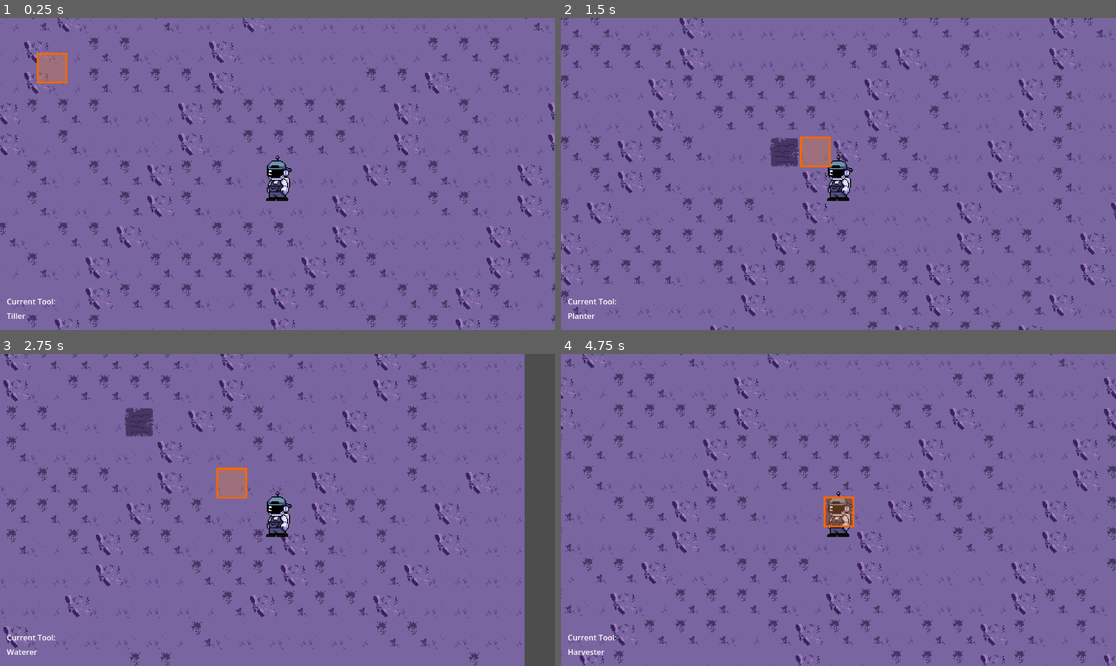
Above: before the commit, frames 1-4 (two rows, left to right).
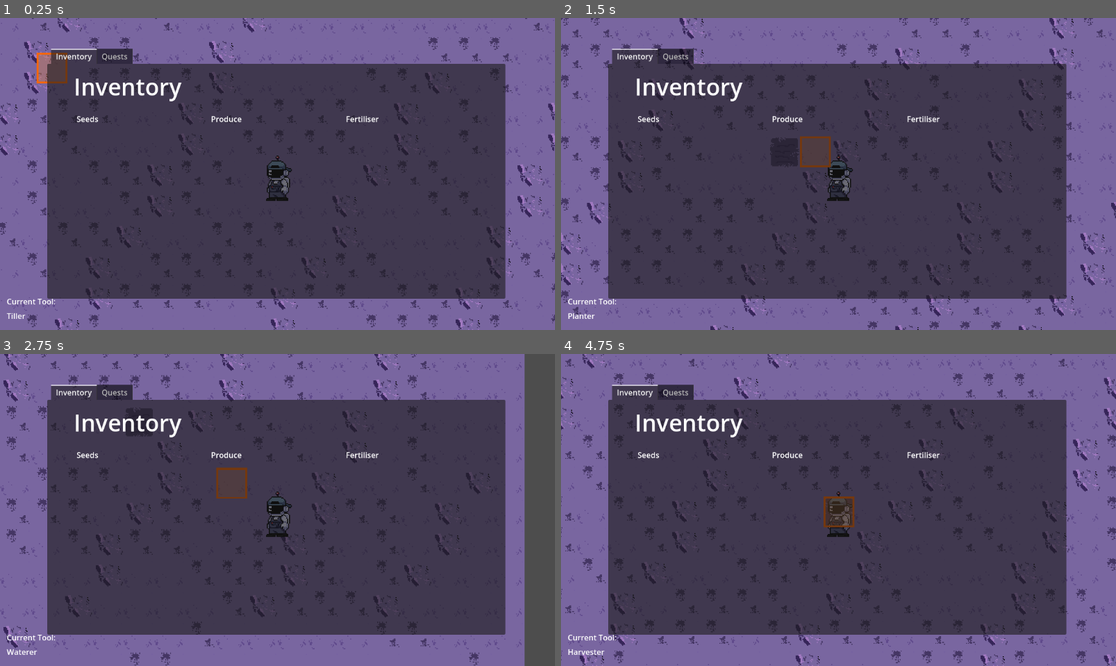
Above: after the commit, the same moments.

Repository: DevFTB/Moonbeam-Meadows
Game: Godot game, scene res://Level/moon.tscn
The game is run twice, just before and just after one commit, with the same random seed, the same clock (stepped at 60 frames per second) and the same inputs.
Inputs (mouse positions are in pixels of both pictures, inside the frame that each line leads up to):
- Up to frame 1 (0.25 s): no input
- Up to frame 2 (1.5 s): tap Enter at 0.5 s; move the mouse to (960, 158) at 0.52 s; hold D (move_right) 0.53-1.28 s; hold 1 (select_tool1) 0.53-1.28 s; click (960, 158) at 0.67 s; move the mouse to (727, 189) at 1.27 s; hold S (move_down) from 1.28 s (still down); tap 2 (select_tool2) at 1.35 s
- Up to frame 3 (2.75 s): move the mouse to (333, 441) at 2.02 s; release S (move_down) at 2.03 s; hold D (move_right) from 2.03 s (still down); hold 3 (select_tool3) from 2.03 s (still down)
- Up to frame 4 (4.75 s): move the mouse to (810, 572) at 2.77 s; release D (move_right) at 2.78 s; release 3 (select_tool3) at 2.78 s; hold W (move_up) 2.78-3.53 s; tap 4 (select_tool4) at 2.85 s; click (810, 572) at 2.92 s; move the mouse to (1005, 556) at 3.52 s; hold 5 (select_tool5) 3.53-4.28 s; hold A (move_left) from 3.53 s (still down); move the mouse to (672, 463) at 4.27 s; click (672, 463) at 4.35 s

The runs differ from the first frame. In frame 1, 63% of the frame differs, in the area x 8-92%, y 9-90%; in frame 2, 63%; in frame 3, 63%; in frame 4, 63%.

Commit message:
implemented quest gui, system and two test quests

Diff:
--- a/Level/Crops/CropEntity.gd
+++ b/Level/Crops/CropEntity.gd
@@ -21,13 +21,15 @@
 		$WaterLabel.text = "%.0f" % (water_level * 100)
 	pass
 
-func fertilise(fertiliser : FertiliserResource):
+# Sets the crop entity as fertilised
+func fertilise(_fertiliser : FertiliserResource):
+	# Only fertilise if there isn't a crop
 	if crop == null:
 		fertilised = true
 	pass
 
-func set_crop(crop: CropResource):
-	self.crop = crop
+func set_crop(new_crop: CropResource):
+	self.crop = new_crop
 	if crop != null:
 		$CropSprite.texture = crop.stage_textures[0]
 		current_stage = 0
--- a/Level/Level.gd
+++ b/Level/Level.gd
@@ -1,10 +1,10 @@
 extends TileMap
+class_name Level
 
 var crop_entity_scene = preload("res://Level/Crops/crop_entity.tscn")
 
 @export var crops : Array[CropResource] = []
 @export var fertilisers : Array[FertiliserResource] = []
-
 var crop_map = {}
 
 # Called when the node enters the scene tree for the first time.
@@ -12,11 +12,6 @@
 	$Player/SeedInventory.add(crops[0], 5)
 	$Player/FertiliserInventory.add(fertilisers[0], 5)
 	pass # Replace with function body.
-
-
-# Called every frame. 'delta' is the elapsed time since the previous frame.
-func _process(delta):
-	pass
 
 func get_entity_at_grid(grid_position : Vector2i):
 	return crop_map.get(grid_position)
--- /dev/null
+++ b/Level/Quests/QuestGUI.gd
@@ -0,0 +1,33 @@
+extends Control
+
+@export var inventory : InventoryComponent
+@export var level: Level
+
+var campaign_quest_colour = Color.GOLD
+var optional_quest_color = Color.BLUE
+
+var quest = null
+
+func ready():
+	pass
+
+
+
+func set_quest(new_quest: QuestResource):
+	quest = new_quest
+	$VBoxContainer/NameLabel.text = quest.quest_name
+	$VBoxContainer/RequirementsLabel.text = quest.get_requirements_text()
+	$VBoxContainer/RewardsLabel.text = quest.get_reward_text()
+
+	$Panel.modulate = campaign_quest_colour if quest.is_campaign_quest else optional_quest_color
+	$VBoxContainer.visible = true
+	$VBoxContainer/ClaimButton.disabled = !quest.can_claim(level, inventory)
+	pass
+
+
+func unset_quest():
+	quest = null
+
+	$VBoxContainer.visible = false
+	$Panel.modulate = optional_quest_color
+	pass
--- /dev/null
+++ b/Level/Quests/QuestManager.gd
@@ -0,0 +1,35 @@
+extends Node
+
+@export var quests : Array[QuestResource] = []
+
+signal active_quests_updated(quests)
+
+var active_quests = []
+var completed_quests = []
+
+# Called when the node enters the scene tree for the first time.
+func _ready():
+	var initial_quests = get_candidate_quests(true)
+
+	for quest in initial_quests:
+		activate_quest(quest)
+	pass # Replace with function body.
+
+func activate_quest(quest: QuestResource):
+	if quest in active_quests:
+		return
+
+	print("Activating quest: %s " % quest.quest_id)
+	active_quests.append(quest)
+	active_quests_updated.emit(active_quests)
+
+# Returns all quests which precedessors have been completed
+func get_candidate_quests(campaign_only = false):
+	var candidate_quests = []
+	for quest in quests:
+		if quest.has_predecessors(completed_quests.map(func (x): return x.quest_id)) and (not campaign_only or quest.is_campaign_quest):
+			candidate_quests.append(quest)
+	return candidate_quests
+
+func get_active_quests():
+	return active_quests
--- /dev/null
+++ b/Level/Quests/QuestResource.gd
@@ -0,0 +1,54 @@
+extends Resource
+class_name QuestResource
+
+@export var quest_id = 0
+
+@export var quest_name = "Quest"
+
+@export var is_campaign_quest = true
+
+@export var quest_items : Dictionary = {}
+
+@export var reward_text = "Rewards are nil."
+
+@export var predecessor_quest_ids : Array[int] = []
+var rewards: Dictionary = {}
+func can_claim(_level : Level, inv_comp : InventoryComponent):
+	var inventory = inv_comp.inventory
+	var valid = true
+	for q_item in quest_items:
+		if not inventory.has(q_item) or inventory[q_item] < quest_items[q_item]:
+
+			valid = false
+	return valid
+# attempts to claim the quest by checking if it can first then removing items from the given inventory.
+# returns whether this was successful.
+func claim_quest(level: Level, inv_comp: InventoryComponent) -> bool:
+	if can_claim(level, inv_comp):
+		for q_item in quest_items:
+			inv_comp.remove(q_item, quest_items[q_item])
+		# give rewards
+
+		return true
+	else:
+		return false
+
+# Returns whether all predecessor quests ids are in the given array of quest ids.
+func has_predecessors(quest_ids) -> bool:
+	for pred_id in predecessor_quest_ids:
+		if pred_id not in quest_ids:
+			return false
+	return true
+
+func get_requirements_text():
+	var req_test = "Requirements: \n"
+	for item in quest_items.keys():
+		req_test += "%dx %s" % [quest_items[item], item.get_display_name()]
+	print("sdf " + req_test)
+	return req_test
+
+func get_reward_text():
+	return reward_text
+
+func get_display_name():
+	return quest_name
--- /dev/null
+++ b/Level/Quests/QuestsGUI.gd
@@ -0,0 +1,30 @@
+extends Control
+
+@export var quest_manager : Node
+
+var quests = []
+
+const QuestGUI = preload("res://Level/Quests/QuestGUI.gd")
+
+@onready var quest_boxes = $HBoxContainer.get_children()
+# Called when the node enters the scene tree for the first time.
+func _ready():
+	quest_manager.active_quests_updated.connect(_on_active_quests_updated)
+	for qb in quest_boxes:
+		qb.unset_quest()
+	pass # Replace with function body.
+
+func _on_active_quests_updated(new_quests):
+	set_quests(new_quests)
+	pass
+
+func set_quests(new_quests):
+	quests = new_quests
+	for i in range(quests.size()):
+		quest_boxes[i].set_quest(quests[i])
+	pass
+
+
+func _on_phone_gui_opened_menu():
+	set_quests(quests)
+	pass # Replace with function body.
--- /dev/null
+++ b/Level/Quests/quest_campaign_1.tres
@@ -0,0 +1,15 @@
+[gd_resource type="Resource" script_class="QuestResource" load_steps=3 format=3 uid="uid://b6tsrspqx0wkg"]
+
+[ext_resource type="Resource" uid="uid://da3d7042yonen" path="res://Level/Crops/moon_wheat.tres" id="1_n1bhx"]
+[ext_resource type="Script" path="res://Level/Quests/QuestResource.gd" id="1_qdv3o"]
+
+[resource]
+script = ExtResource("1_qdv3o")
+quest_id = 0
+quest_name = "A new beginning"
+is_campaign_quest = true
+quest_items = {
+ExtResource("1_n1bhx"): 5
+}
+reward_text = "A sense of satisfaction"
+predecessor_quest_ids = Array[int]([])
--- /dev/null
+++ b/Level/Quests/quest_campaign_2.tres
@@ -0,0 +1,15 @@
+[gd_resource type="Resource" script_class="QuestResource" load_steps=3 format=3 uid="uid://d115d6u3v35l7"]
+
+[ext_resource type="Resource" uid="uid://da3d7042yonen" path="res://Level/Crops/moon_wheat.tres" id="1_i01ym"]
+[ext_resource type="Script" path="res://Level/Quests/QuestResource.gd" id="1_s6kp6"]
+
+[resource]
+script = ExtResource("1_s6kp6")
+quest_id = 1
+quest_name = "Making bank"
+is_campaign_quest = true
+quest_items = {
+ExtResource("1_i01ym"): 20
+}
+reward_text = "A greater sense of satisfaction"
+predecessor_quest_ids = Array[int]([0])
--- /dev/null
+++ b/Level/Quests/quest_display.tscn
@@ -0,0 +1,50 @@
+[gd_scene load_steps=2 format=3 uid="uid://c6jj0bvpw078h"]
+
+[ext_resource type="Script" path="res://Level/Quests/QuestGUI.gd" id="1_ipdg8"]
+
+[node name="QuestDisplay1" type="Control"]
+layout_mode = 3
+anchors_preset = 0
+size_flags_horizontal = 3
+script = ExtResource("1_ipdg8")
+
+[node name="Panel" type="Panel" parent="."]
+modulate = Color(0.690196, 0.635294, 0.180392, 1)
+layout_mode = 1
+anchors_preset = 15
+anchor_right = 1.0
+anchor_bottom = 1.0
+grow_horizontal = 2
+grow_vertical = 2
+
+[node name="VBoxContainer" type="VBoxContainer" parent="."]
+layout_mode = 1
+anchors_preset = 15
+anchor_right = 1.0
+anchor_bottom = 1.0
+offset_left = 14.0
+offset_top = 10.0
+offset_right = -8.0
+offset_bottom = -10.0
+grow_horizontal = 2
+grow_vertical = 2
+
+[node name="NameLabel" type="Label" parent="VBoxContainer"]
+layout_mode = 2
+text = "Quest Name"
+
+[node name="RequirementsLabel" type="Label" parent="VBoxContainer"]
+layout_mode = 2
+size_flags_vertical = 6
+text = "Requirements:
+1x Moon Wheat"
+
+[node name="RewardsLabel" type="Label" parent="VBoxContainer"]
+layout_mode = 2
+text = "Reward:
+1x Construction Bot"
+
+[node name="ClaimButton" type="Button" parent="VBoxContainer"]
+layout_mode = 2
+disabled = true
+text = "Submit"
--- a/Level/moon.tscn
+++ b/Level/moon.tscn
@@ -11,7 +11,12 @@
 [ext_resource type="Script" path="res://GUI/PhoneGUI.gd" id="9_kceb6"]
 [ext_resource type="Script" path="res://GUI/InventoryGUI.gd" id="10_u7prv"]
 [ext_resource type="Texture2D" uid="uid://duwmw3oitb6i5" path="res://GUI/selection_marker.png" id="11_8edbx"]
+[ext_resource type="Script" path="res://Level/Quests/QuestsGUI.gd" id="11_725wh"]
 [ext_resource type="Script" path="res://GUI/SelectionMarker.gd" id="12_fbvmq"]
+[ext_resource type="PackedScene" uid="uid://c6jj0bvpw078h" path="res://Level/Quests/quest_display.tscn" id="12_nsnn6"]
+[ext_resource type="Script" path="res://Level/Quests/QuestManager.gd" id="15_wrucv"]
+[ext_resource type="Resource" uid="uid://b6tsrspqx0wkg" path="res://Level/Quests/quest_campaign_1.tres" id="16_oiwbj"]
+[ext_resource type="Resource" uid="uid://d115d6u3v35l7" path="res://Level/Quests/quest_campaign_2.tres" id="17_k2pda"]
 
 [sub_resource type="CapsuleShape2D" id="CapsuleShape2D_i4osl"]
 radius = 17.0
@@ -20,7 +25,7 @@
 [sub_resource type="LabelSettings" id="LabelSettings_qaotf"]
 font_size = 48
 
-[node name="Moon" type="TileMap"]
+[node name="Level" type="TileMap"]
 tile_set = ExtResource("1_7871s")
 format = 2
 layer_0/name = "ground"
@@ -91,16 +96,15 @@
 text = "Tiller"
 
 [node name="PhoneGUI" type="TabContainer" parent="CanvasLayer/GUI"]
-visible = false
 layout_mode = 1
 anchors_preset = 14
 anchor_top = 0.5
 anchor_right = 1.0
 anchor_bottom = 0.5
-offset_left = 96.0
-offset_top = -211.0
-offset_right = -105.0
-offset_bottom = 200.0
+offset_left = 99.0
+offset_top = -255.0
+offset_right = -102.0
+offset_bottom = 264.0
 grow_horizontal = 2
 grow_vertical = 2
 script = ExtResource("9_kceb6")
@@ -110,8 +114,10 @@
 
 [node name="Label" type="Label" parent="CanvasLayer/GUI/PhoneGUI/Inventory"]
 layout_mode = 1
-offset_right = 224.0
-offset_bottom = 70.0
+offset_left = 55.0
+offset_top = 14.0
+offset_right = 279.0
+offset_bottom = 84.0
 text = "Inventory"
 label_settings = SubResource("LabelSettings_qaotf")
 
@@ -120,7 +126,10 @@
 anchors_preset = 15
 anchor_right = 1.0
 anchor_bottom = 1.0
-offset_top = 73.0
+offset_left = 61.0
+offset_top = 103.0
+offset_right = -55.0
+offset_bottom = -25.0
 grow_horizontal = 2
 grow_vertical = 2
 
@@ -167,16 +176,64 @@
 script = ExtResource("10_u7prv")
 inventory = NodePath("../../../../../../../Player/FertiliserInventory")
 
-[node name="Quests" type="Control" parent="CanvasLayer/GUI/PhoneGUI"]
+[node name="Quests" type="Control" parent="CanvasLayer/GUI/PhoneGUI" node_paths=PackedStringArray("quest_manager")]
 visible = false
 layout_mode = 2
+script = ExtResource("11_725wh")
+quest_manager = NodePath("../../../../QuestManager")
+
+[node name="Label" type="Label" parent="CanvasLayer/GUI/PhoneGUI/Quests"]
+layout_mode = 0
+offset_left = 55.0
+offset_top = 14.0
+offset_right = 279.0
+offset_bottom = 84.0
+text = "Quests"
+label_settings = SubResource("LabelSettings_qaotf")
+
+[node name="HBoxContainer" type="HBoxContainer" parent="CanvasLayer/GUI/PhoneGUI/Quests"]
+layout_mode = 1
+anchors_preset = 15
+anchor_right = 1.0
+anchor_bottom = 1.0
+offset_left = 58.0
+offset_top = 102.0
+offset_right = -43.0
+offset_bottom = -30.0
+grow_horizontal = 2
+grow_vertical = 2
+
+[node name="QuestDisplay1" parent="CanvasLayer/GUI/PhoneGUI/Quests/HBoxContainer" node_paths=PackedStringArray("inventory", "level") instance=ExtResource("12_nsnn6")]
+layout_mode = 2
+inventory = NodePath("../../../../../../Player/ProduceInventory")
+level = NodePath("../../../../../..")
+
+[node name="QuestDisplay2" parent="CanvasLayer/GUI/PhoneGUI/Quests/HBoxContainer" node_paths=PackedStringArray("inventory", "level") instance=ExtResource("12_nsnn6")]
+layout_mode = 2
+inventory = NodePath("../../../../../../Player/ProduceInventory")
+level = NodePath("../../../../../..")
+
+[node name="QuestDisplay3" parent="CanvasLayer/GUI/PhoneGUI/Quests/HBoxContainer" node_paths=PackedStringArray("inventory", "level") instance=ExtResource("12_nsnn6")]
+layout_mode = 2
+inventory = NodePath("../../../../../../Player/ProduceInventory")
+level = NodePath("../../../../../..")
+
+[node name="QuestDisplay4" parent="CanvasLayer/GUI/PhoneGUI/Quests/HBoxContainer" node_paths=PackedStringArray("inventory", "level") instance=ExtResource("12_nsnn6")]
+layout_mode = 2
+inventory = NodePath("../../../../../../Player/ProduceInventory")
+level = NodePath("../../../../../..")
 
 [node name="SelectionMarker" type="Sprite2D" parent="." node_paths=PackedStringArray("reference_node")]
 texture = ExtResource("11_8edbx")
 script = ExtResource("12_fbvmq")
 reference_node = NodePath("../Player")
 
+[node name="QuestManager" type="Node" parent="."]
+script = ExtResource("15_wrucv")
+quests = Array[Resource("res://Level/Quests/QuestResource.gd")]([ExtResource("16_oiwbj"), ExtResource("17_k2pda")])
+
 [connection signal="tool_changed" from="Player" to="CanvasLayer/GUI/ToolGUI" method="_on_player_tool_changed"]
 [connection signal="opened_menu" from="CanvasLayer/GUI/PhoneGUI" to="CanvasLayer/GUI/PhoneGUI/Inventory/InventorySections/VBoxContainer/Label2" method="_on_phone_gui_opened_menu"]
 [connection signal="opened_menu" from="CanvasLayer/GUI/PhoneGUI" to="CanvasLayer/GUI/PhoneGUI/Inventory/InventorySections/VBoxContainer2/Label2" method="_on_phone_gui_opened_menu"]
 [connection signal="opened_menu" from="CanvasLayer/GUI/PhoneGUI" to="CanvasLayer/GUI/PhoneGUI/Inventory/InventorySections/VBoxContainer3/Label3" method="_on_phone_gui_opened_menu"]
+[connection signal="opened_menu" from="CanvasLayer/GUI/PhoneGUI" to="CanvasLayer/GUI/PhoneGUI/Quests" method="_on_phone_gui_opened_menu"]
--- a/Player/InventoryComponent.gd
+++ b/Player/InventoryComponent.gd
@@ -1,4 +1,5 @@
 extends Node
+class_name InventoryComponent
 
 # items don't get used up
 @export var cheat_mode = true
Not shown: 1 places in Level/moon.tscn that only renumber resources
